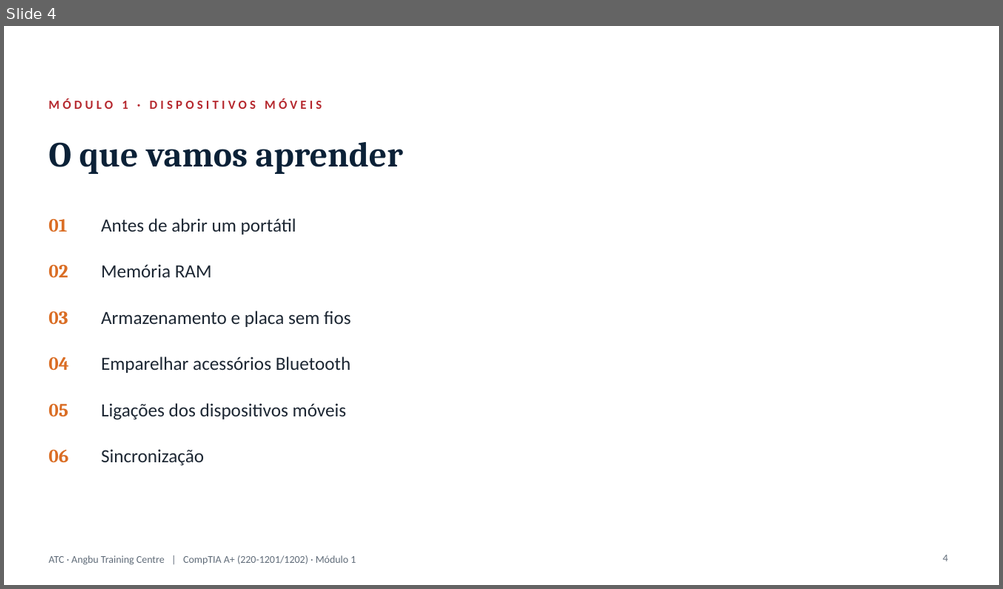
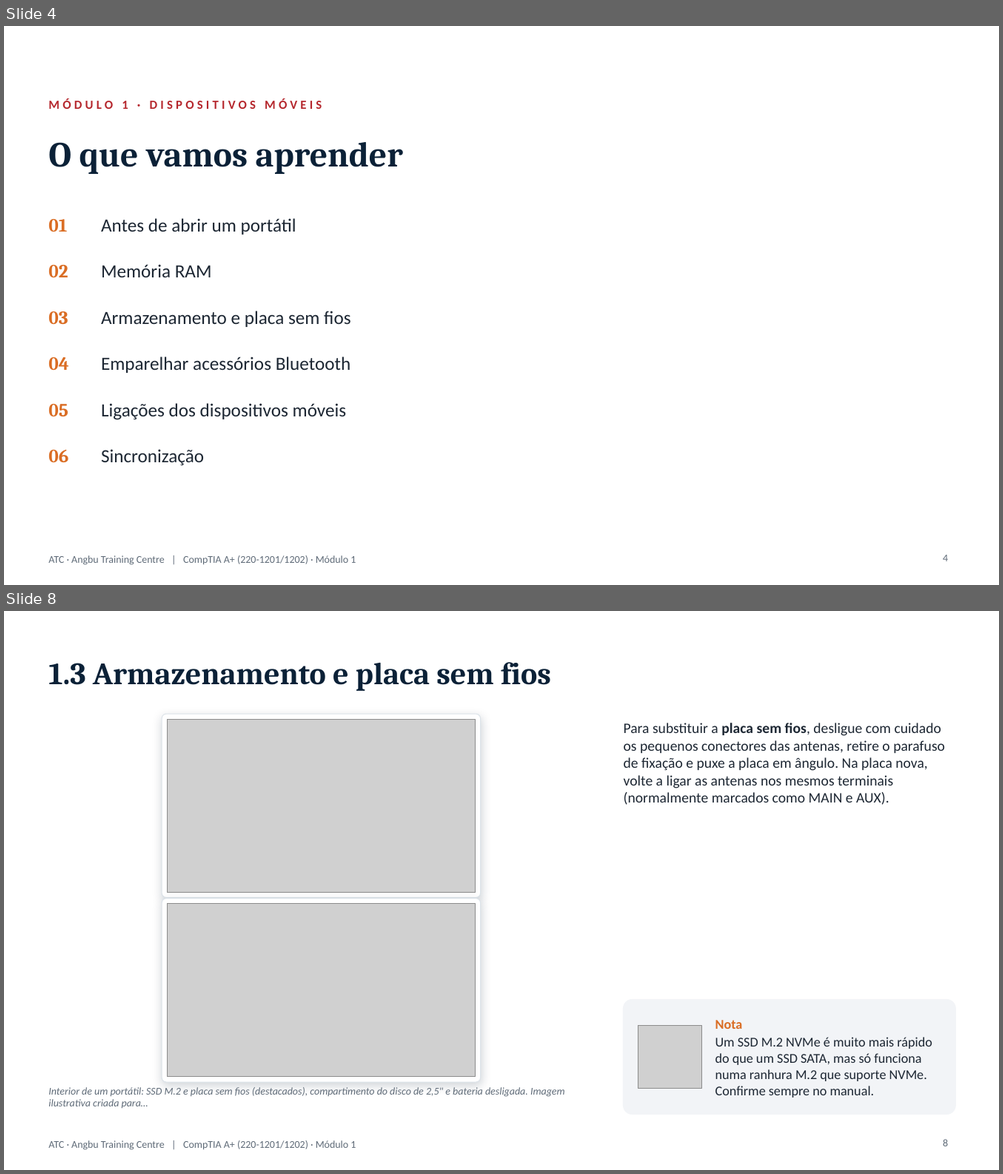
Before and after one commit to almeidaojose36/atc_lms, a slide deck: producao/apresentacoes/CompTIA_A+_Modulo1.pptx. Shown one above the other, each under a label of ours: slide 4 before the commit, slides 4 and 8 after it; the slides between them are not shown. The pictures are 1003x589 and 1003x1174 pixels, drawn with LibreOffice and Linux fonts; fonts in the diff are those of the drawing; grey boxes stand for pictures; background and template pictures are left out. Boxes give left, top, right and bottom in pixels: in the first picture for what was removed or moved away, otherwise in the second. Text is boxed around its words. In the diff, an @@ line names an element or a change of style, - is before the commit and + after.

```diff
--- a/producao/apresentacoes/CompTIA_A+_Modulo1.pptx
+++ b/producao/apresentacoes/CompTIA_A+_Modulo1.pptx
@@ slide 8 added at (4,611,999,1170), background #FFFFFF; not listed: 1 template element that a slide beside it also shows @@
@@ title added at (48,662,551,691), 30 pt, text #0B2137, bold @@
+1.3 Armazenamento e placa sem fios
@@ rounded rectangle added at (162,714,480,897), fill #FFFFFF, outline #DCE3E9 0.75 pt @@
@@ picture added at (167,719,475,893) @@
@@ text added at (623,723,945,805), 14 pt, text #1D2733 @@
+Para substituir a placa sem fios, desligue com cuidado os pequenos conectores das antenas, retire o parafuso de fixação e puxe a placa em ângulo. Na placa nova, volte a ligar as antenas nos mesmos terminais (normalmente marcados como MAIN e AUX).
@@ rounded rectangle added at (162,898,480,1082), fill #FFFFFF, outline #DCE3E9 0.75 pt @@
@@ picture added at (167,903,475,1077) @@
@@ rounded rectangle added at (623,999,956,1115), fill #F2F4F7, outline #F2F4F7 1 pt @@
@@ picture added at (638,1026,702,1089) @@
@@ text added at (715,1020,931,1098), 13 pt, text #1D2733 @@
+Nota
+Um SSD M.2 NVMe é muito mais rápido do que um SSD SATA, mas só funciona numa ranhura M.2 que suporte NVMe. Confirme sempre no manual.
@@ text added at (48,1088,565,1108), 10 pt, text #5F6B78, italic @@
+Interior de um portátil: SSD M.2 e placa sem fios (destacados), compartimento do disco de 2,5" e bateria desligada. Imagem ilustrativa criada para…
@@ page number added at (942,1139,948,1147), 10 pt, text #5F6B78 @@
+8
```
Also in this commit, not shown: 4 slides changed, 4 other slides added, 2 slides removed, 27 other files.
